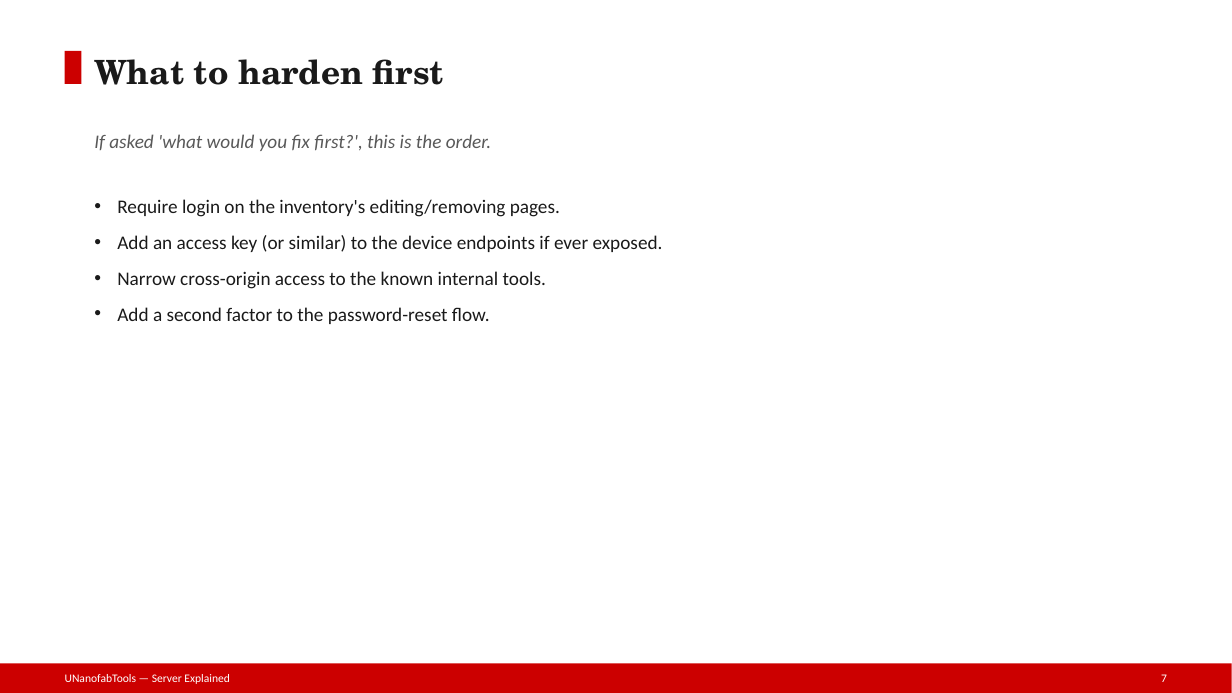
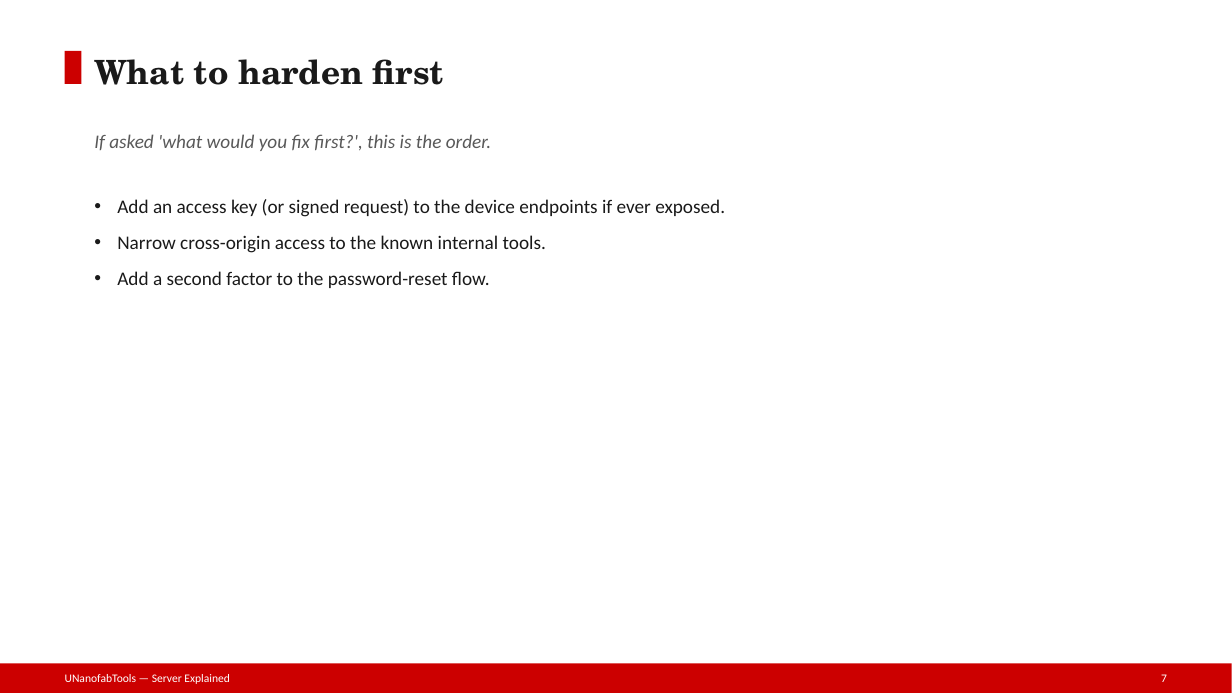
Before and after one commit to phelanhobbs/nanofab-documentation, a slide deck: slide 7 of presentation/UNanofabTools/flaskserver/slides/14-Security-Model.pptx. Drawn at 1232x693 pixels with LibreOffice and Linux fonts; fonts in the diff are those of the drawing. Boxes give left, top, right and bottom in pixels: in the first picture for what was removed or moved away, otherwise in the second. Text is boxed around its words. In the diff, an @@ line names an element or a change of style, - is before the commit and + after.

```diff
--- a/presentation/UNanofabTools/flaskserver/slides/14-Security-Model.pptx
+++ b/presentation/UNanofabTools/flaskserver/slides/14-Security-Model.pptx
@@ text at (117, 199, 725, 217): text changed @@
-• Require login on the inventory's editing/removing pages.
-• Add an access key (or similar) to the device endpoints if ever exposed.
+• Add an access key (or signed request) to the device endpoints if ever exposed.
```
Also in this commit, not shown: 2 other slides changed, 35 other files.
